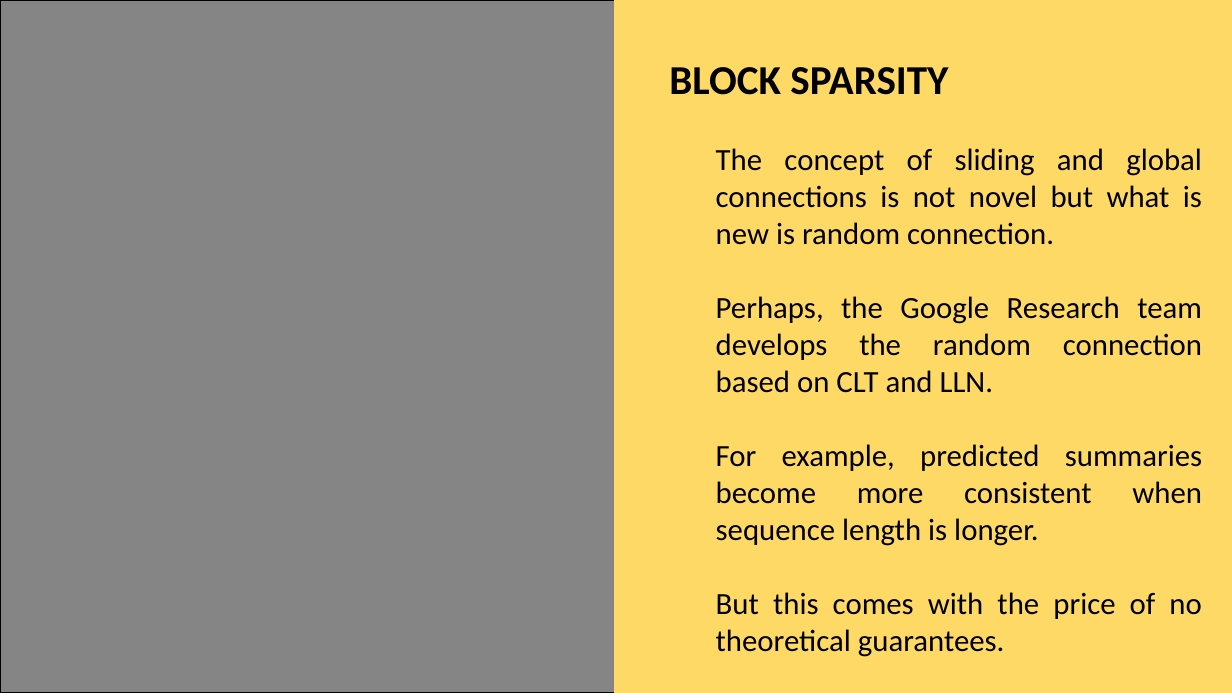
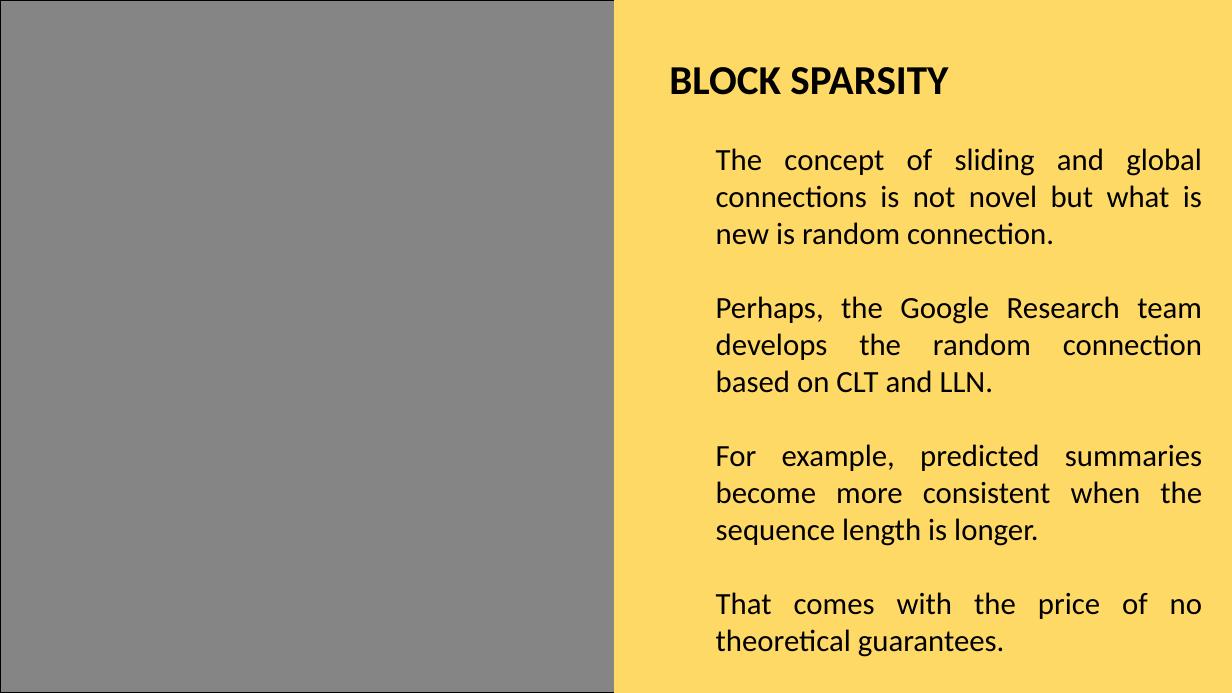
Before and after one commit to jonahwinninghoff/Text-Summarization, a slide deck: slide 11 of Presentation/BigBird.pptx. Drawn at 1232x693 pixels with LibreOffice and Linux fonts; fonts in the diff are those of the drawing; background and template pictures are left out. Boxes give left, top, right and bottom in pixels: in the first picture for what was removed or moved away, otherwise in the second. Text is boxed around its words. In the diff, an @@ line names an element or a change of style, - is before the commit and + after.

```diff
--- a/Presentation/BigBird.pptx
+++ b/Presentation/BigBird.pptx
@@ text at (x1=716, y1=444, x2=1202, y2=657): text changed @@
-    For example, predicted summaries become more consistent when sequence length is longer.
-    But this comes with the price of no theoretical guarantees.
+    For example, predicted summaries become more consistent when the sequence length is longer.
+    That comes with the price of no theoretical guarantees.
```
Also in this commit, not shown: 8 other slides changed, 1 other file.
